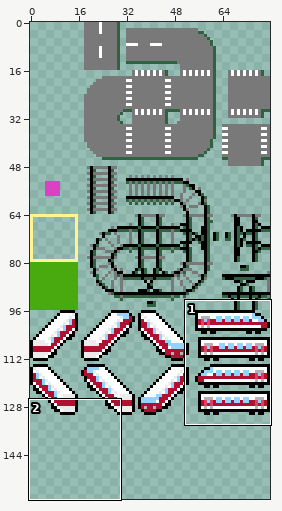
Two versions of one sprite sheet, resource/tiles.png. Above: a wide view before the commit, with the close-up outlined.
Close-up. Earlier state:
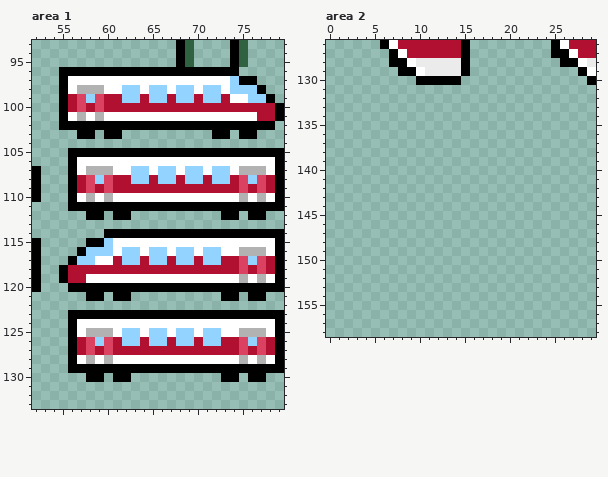
The file is 80x160 pixels. Shown: area 1: x 52..79, y 93..133; area 2: x 0..29, y 126..158. The wide view leaves out empty margins.
The result:
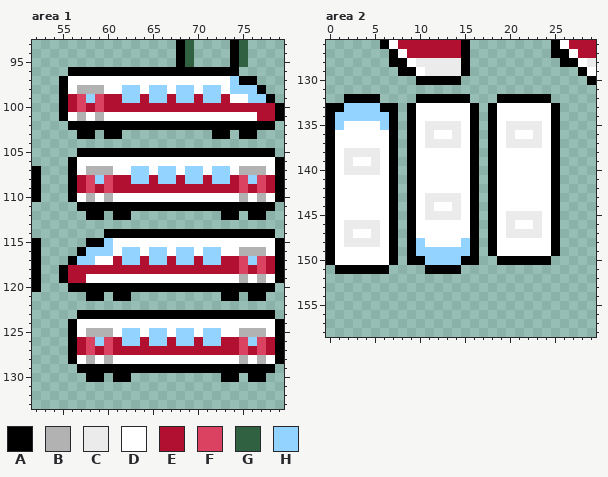
Palette (. is transparent): A #000000  B #b2b2b2  C #ebebeb  D #ffffff  E #b21030  F #db4161  G #306141  H #92d3ff
Commit message: add vertical angles and sprites
The edit:
Area 1:
Colour A is removed in row 96 at x 55; in row 102 at x 55; in row 105 at x 56 and 79; in row 111 at x 56 and 79; in row 114 at x 79; in row 120 at x 79.
Colour A is removed in row 123 at x 56 and 79; in row 129 at x 56 and 79.
Area 2:
The author put colour A in row 132 at x 2 to 5, 10 to 15 and 19 to 24; in row 133 at x 0 to 1, 6 to 7, 9, 16, 18 and 25; in rows 134 to 149 at x 0, 7, 9, 16, 18 and 25; in row 150 at x 0, 7, 9 to 10, 15 to 16 and 19 to 24; in row 151 at x 1 to 6 and 11 to 14.
The author put colour C in row 135 at x 11 to 14 and 20 to 23; in row 136 at x 11, 14, 20 and 23; in row 137 at x 11 to 14 and 20 to 23; in row 138 at x 2 to 5; in row 139 at x 2 and 5; in row 140 at x 2 to 5.
The author put colour C in row 143 at x 11 to 14; in row 144 at x 11 and 14; in row 145 at x 11 to 14 and 20 to 23; in row 146 at x 2 to 5, 20 and 23; in row 147 at x 2, 5 and 20 to 23; in row 148 at x 2 to 5.
The author put colour D in rows 133 to 134 at x 10 to 15 and 19 to 24; in row 135 at x 2 to 5, 10, 15, 19 and 24; in row 136 at x 1 to 6, 10, 12 to 13, 15, 19, 21 to 22 and 24; in row 137 at x 1 to 6, 10, 15, 19 and 24; in row 138 at x 1, 6, 10 to 15 and 19 to 24; in row 139 at x 1, 3 to 4, 6, 10 to 15 and 19 to 24.
The author put colour D in row 140 at x 1, 6, 10 to 15 and 19 to 24; in rows 141 to 142 at x 1 to 6, 10 to 15 and 19 to 24; in row 143 at x 1 to 6, 10, 15 and 19 to 24; in row 144 at x 1 to 6, 10, 12 to 13, 15 and 19 to 24; in row 145 at x 1 to 6, 10, 15, 19 and 24; in row 146 at x 1, 6, 10 to 15, 19, 21 to 22 and 24.
The author put colour D in row 147 at x 1, 3 to 4, 6, 10 to 15, 19 and 24; in row 148 at x 1, 6, 11 to 14 and 19 to 24; in row 149 at x 1 to 6 and 19 to 24; in row 150 at x 1 to 6.
The author put colour H in row 133 at x 2 to 5; in row 134 at x 1 to 6; in row 135 at x 1 and 6; in row 148 at x 10 and 15; in row 149 at x 10 to 15; in row 150 at x 11 to 14.
